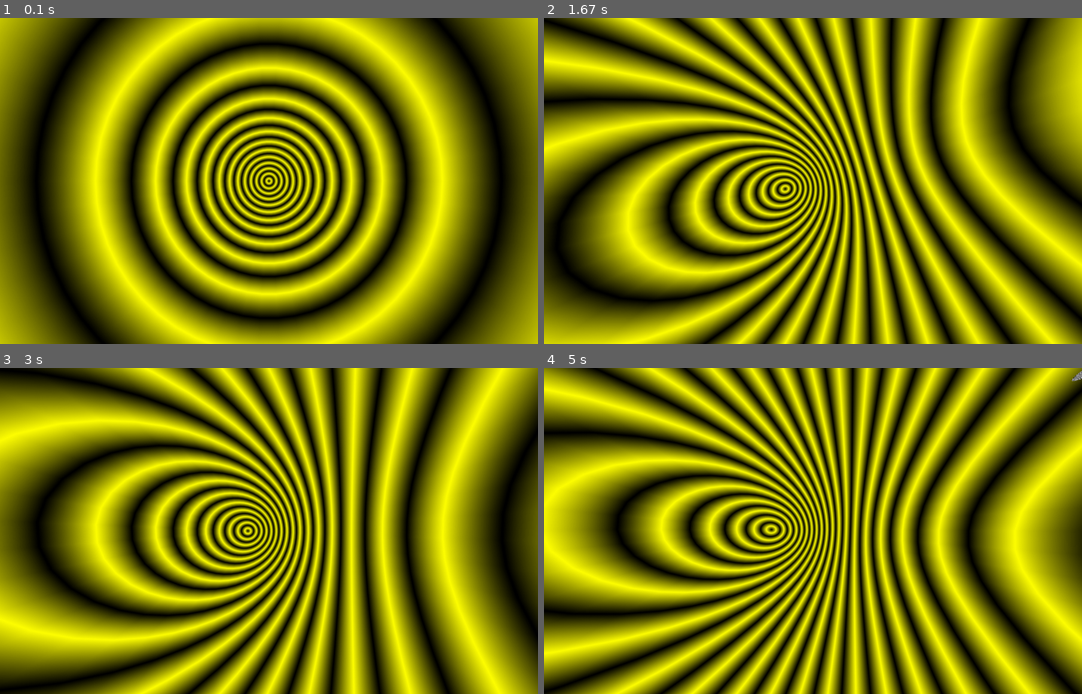
Above: before the commit, frames 1-4 (two rows, left to right).
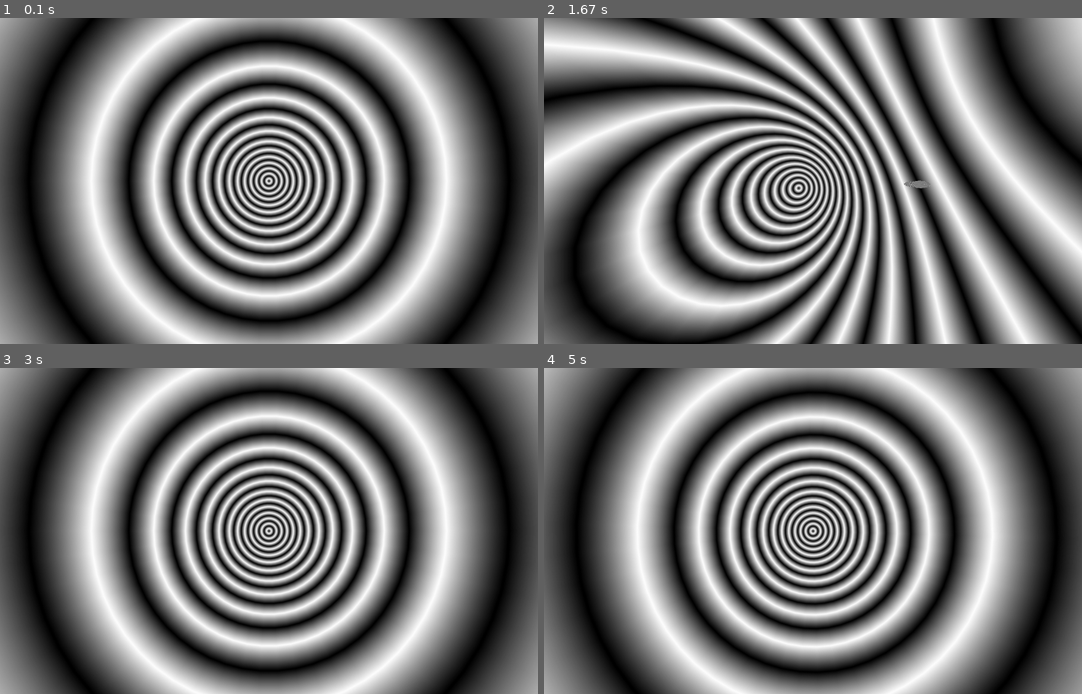
Above: after the commit, the same moments.

Repository: babiperina/solar_system_simulator
Game: pygame game, started from tests/testpygl.py
The game is run twice, just before and just after one commit, with the same random seed, the same clock (stepped at 60 frames per second) and the same inputs.
Inputs:
- Up to frame 1 (0.1 s): no input
- Up to frame 2 (1.67 s): hold Right 0.33-0.8 s; hold Up 0.83-1.13 s; hold Right 1.17-1.63 s
- Up to frame 3 (3 s): hold Left 1.67-2.2 s; hold Down 2.23-2.53 s; hold Left 2.57-2.97 s
- Up to frame 4 (5 s): hold Up 3-3.37 s; hold Right 3.4-4.03 s; hold Down 4.07-4.43 s; hold Left 4.47-4.93 s; hold Right from 4.97 s (still down)

The runs differ from the first frame. In frame 1, 88% of the frame differs, in the area x 0-100%, y 0-100%; in frame 2, 98%; in frame 3, 97%; in frame 4, 99%.

Commit message:
add satelites

Diff:
--- a/models/sistema_solar.py
+++ b/models/sistema_solar.py
@@ -1,22 +1,46 @@
 class SistemaSolar:
 
-    #diametro, vertices, distancia do sol, qtdeSatelites, r,g,b
+    #diametro, vertices, distancia do sol, qtdeSatelites
     def __init__(self):
-        self.sol = 40, 50, 0, 255, 255, 0
-        self.mercurio = 1.4, 50, 58, 192, 192, 192
-        self.venus = 3.5, 50, 108, 218, 165, 32
-        self.terra = 3.65, 50, 150, 0, 0, 255
-        self.marte = 1.7, 50, 228, 255, 0, 0
-        self.jupiter = 41.15, 50, 778, 222, 184, 135
-        # +60 satelites
-        self.saturno = 34.7, 50, 1429, 0, 0, 0
-        # 53 satelites
-        self.urano = 14.7, 50, 2871, 224, 255, 255
-        self.netuno = 14.25, 50, 4504, 77, 124, 241
-        # 27 satelites
-        self.plutao = 0.65, 50, 5914, 173, 165, 153
-        self.lua = 1.1, 50, 130, 192, 192, 192
-        self.planetas = [self.sol, self.mercurio, self.venus, self.terra, self.marte, self.jupiter, self.saturno, self.urano, self.netuno, self.plutao, self.lua]
+        self.STACKS = 50
+        self.sol = 42, self.STACKS, 0, 0
+        self.mercurio = 1.4, self.STACKS, 58, 0
+        self.venus = 3.5, self.STACKS, 108, 0
+        self.terra = 3.65, self.STACKS, 150, 1 # 1
+        self.marte = 1.7, self.STACKS, 228, 2 # 2
+        self.jupiter = 41.15, self.STACKS, 778, 63 # 63
+        self.saturno = 34.7, self.STACKS, 1429, 49  #49
+        self.urano = 14.7, self.STACKS, 2871, 27 #27
+        self.netuno = 14.25, self.STACKS, 4504, 13 #13
+        self.plutao = 0.65, self.STACKS, 5914, 0
+        self.lua = 1.1, self.STACKS, 130, -1
+        self.planetas = [self.mercurio, self.venus, self.terra, self.marte, self.jupiter, self.saturno, self.urano, self.netuno, self.plutao]
+        self.satelites = []
+
+    def get_sol(self):
+        return self.sol
 
     def get_planetas(self):
         return self.planetas
+
+    def get_satelites(self):
+        tamanho = self.lua[0]
+        for p in self.get_planetas():
+            distancia = p[2]
+            # print(p)
+            satelites = p[3]
+            if satelites > 3:
+                satelites = 3
+            for x in range(satelites):
+                self.satelites.append([tamanho, self.STACKS, distancia+(x*10)])
+        return self.satelites
+
+    def get_sistema_solar(self):
+        sistema = []
+        sistema.append(self.sol)
+        # sistema.append(self.lua)
+        for x in self.planetas:
+            sistema.append(x)
+        # for x in self.get_satelites():
+        #     sistema.append(x)
+        return sistema
--- a/tests/testpygl.py
+++ b/tests/testpygl.py
@@ -31,7 +31,7 @@
     return ostart + (ostop - ostart) * ((value - istart) / (istop - istart))
 
 
-def draw_esfera(raio, n_stacks, n_setores, distanciadosol, rgb):
+def draw_esfera(raio, n_stacks, n_setores, distanciadosol):
     angulo_setores = 2 * math.pi / n_stacks
     angulo_stacks = math.pi / n_setores
     # cores = [[255, 0, 0], [0, 255, 0], [0, 0, 255]]
@@ -41,36 +41,19 @@
             if j % 2 == 0:
                 glColor3f(0, 0, 0)
             else:
-                glColor3f(rgb[0],rgb[1], rgb[2])
+                glColor3f(255,255,255)
             # x = (raio * math.cos(angulo_stacks)) * math.cos(angulo_setores)
             z = math.cos(math.pi - (angulo_stacks * j)) * raio
             y = math.sin(math.pi - (angulo_stacks * j)) * math.sin(angulo_setores * i) * raio
             x = math.sin(math.pi - (angulo_stacks * j)) * math.cos(angulo_setores * i) * raio
-            # glColor3f(255, 0, 0)
-            glVertex3f(x+distanciadosol, y+distanciadosol, z+distanciadosol)
+            glVertex3f(x+distanciadosol, y, z)
 
             z = math.cos(math.pi - (angulo_stacks * j)) * raio
             y = math.sin(math.pi - (angulo_stacks * j)) * math.sin(angulo_setores * (i + 1)) * raio
             x = math.sin(math.pi - (angulo_stacks * j)) * math.cos(angulo_setores * (i + 1)) * raio
-            # glColor3f(0, 255, 0)
-            glVertex3f(x+distanciadosol, y+distanciadosol, z+distanciadosol)
+            glVertex3f(x+distanciadosol, y, z)
 
     glEnd()
-
-# def draw_esfera(raio, vertices, distancia, rgb):
-#     GL.glBegin(GL.GL_POINTS)
-#     n_vertices = vertices
-#     for i in range(0, n_vertices):
-#         lon = mapear(i, 0, n_vertices, -math.pi, math.pi)
-#         for j in range(0, n_vertices):
-#             lat = mapear(j, 0, n_vertices, -math.pi / 2, math.pi / 2)
-#             x = raio * math.sin(lon) * math.cos(lat)
-#             y = raio * math.sin(lon) * math.sin(lat)
-#             z = raio * math.cos(lon)
-#             GL.glColor3f(rgb[0],rgb[1],rgb[2])
-#             GL.glVertex3f(x+distancia, y+distancia, z+distancia)
-#     GL.glEnd()
-
 
 def camera(event):
     if event:
@@ -111,14 +94,6 @@
 
 
 def main():
-    edges = (
-        (2, 0, 0),
-        (1, 2, 0),
-        (0, 1, 0)
-    )
-
-    triangle = Triangle(edges)
-
     sistema_solar = SistemaSolar()
 
     pygame.init()
@@ -135,18 +110,14 @@
 
 
         glClear(GL_COLOR_BUFFER_BIT | GL_DEPTH_BUFFER_BIT)
-        # drawTriangle(triangle)
-        # gluSphere(gluNewQuadric(),4,25,25)
-        # sphere(200,100)
-        # draw_point(7.68962087583727e-16, 12.558103905862627, -199.6053456856543)
-        # draw_point(1,1,1)
-        for planeta in sistema_solar.get_planetas():
-            rgb = planeta[3], planeta[4], planeta[5]
-            draw_esfera(planeta[0], planeta[1], planeta[1], planeta[2], rgb)
 
-        # draw_esfera(800,50,0)
-        # rotate(90,1,triangle.edges)
-        glRotatef(1, 0, 1, 0)
+        for planeta in sistema_solar.get_sistema_solar():
+            draw_esfera(planeta[0], planeta[1], planeta[1], planeta[2])
+        # sistema_solar.get_satelites()
+        # for satelite in sistema_solar.get_satelites():
+        #     draw_esfera(satelite[0], satelite[1], satelite[1], satelite[2])
+
+        # glRotatef(1, 0, 1, 0)
         pygame.display.flip()
         pygame.time.wait(100)
 
